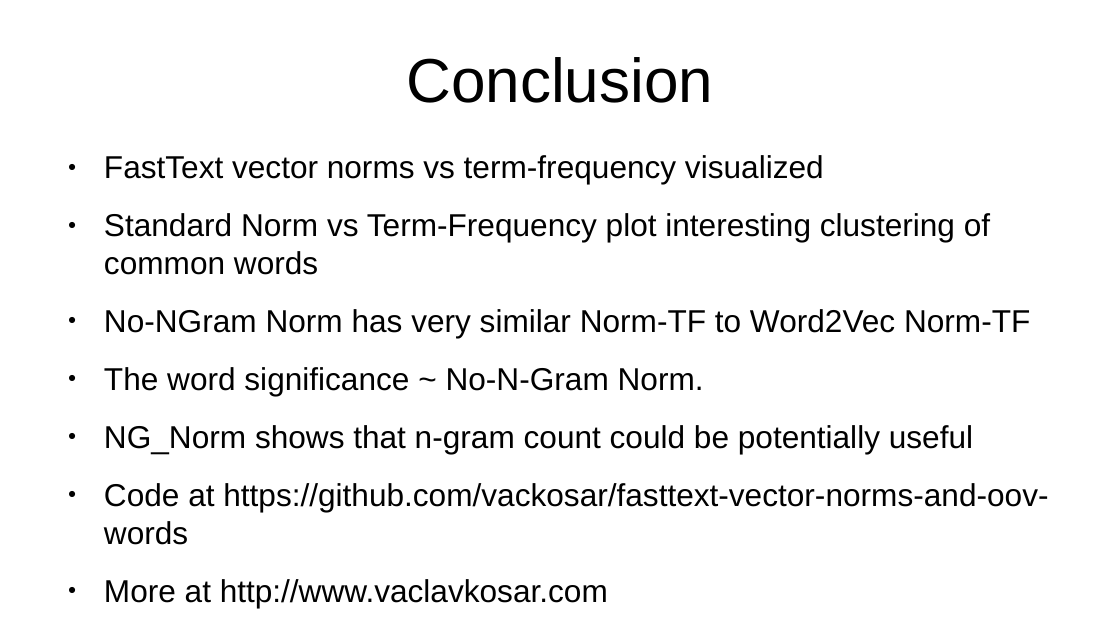
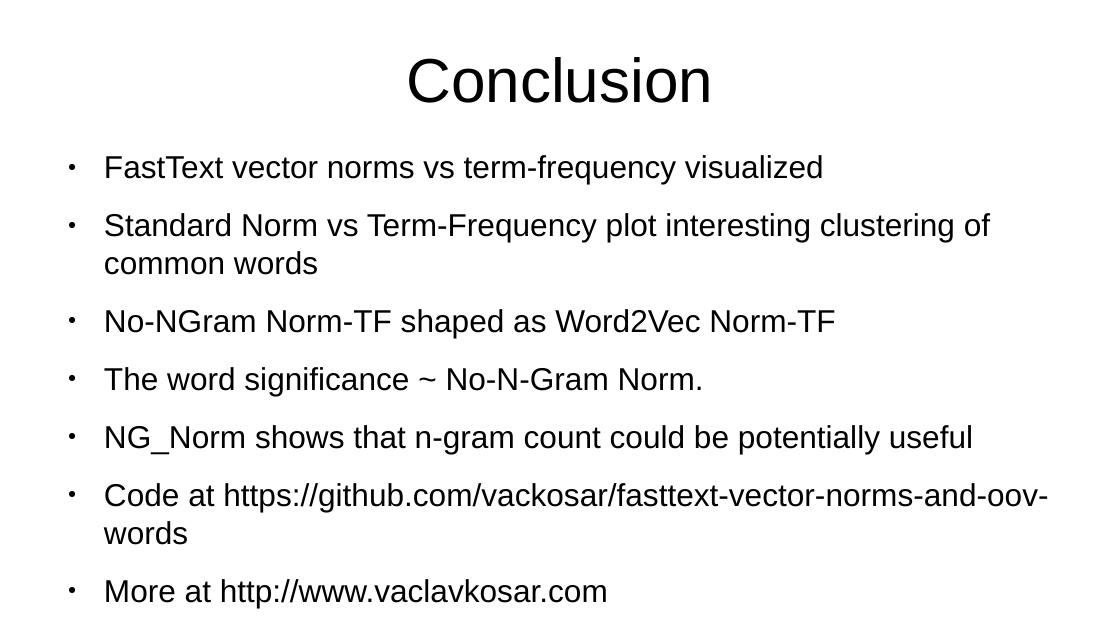
Before and after one commit to vackosar/fasttext-vector-norms-and-oov-words, a slide deck: slide 13 of presentation.odp. Drawn at 1120x630 pixels with LibreOffice and Linux fonts; fonts in the diff are those of the drawing. Boxes give left, top, right and bottom in pixels: in the first picture for what was removed or moved away, otherwise in the second. Text is boxed around its words. In the diff, an @@ line names an element or a change of style, - is before the commit and + after.

```diff
--- a/presentation.odp
+++ b/presentation.odp
@@ text at bbox=[104, 309, 835, 338]: text changed @@
-● No-NGram Norm has very similar Norm-TF to Word2Vec Norm-TF
+● No-NGram Norm-TF shaped as Word2Vec Norm-TF
```
Also in this commit, not shown: 4 other slides changed.
